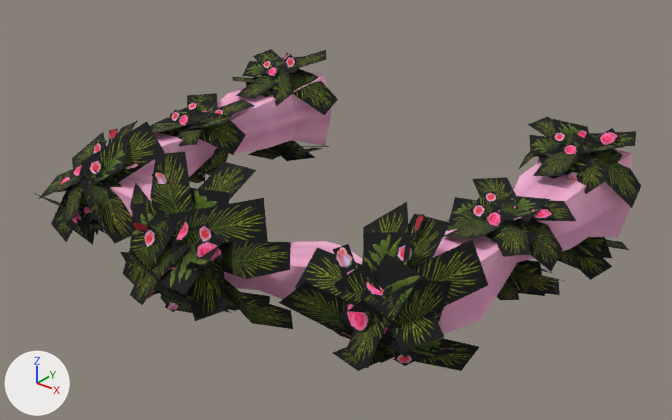
What one commit did to the OBJ model sceneobjs/huisuo_dongxue_209/building/huisuo_dongxue_209_door01.obj.
Both versions are drawn from a 50 mm camera at (291.0, -454.0, 213.0) aimed at (11.0, -104.0, -5.0). The axes (+X, +Y, +Z) are drawn at lower left. The lights are the same throughout. Where no turn or scale is listed for an object, it has been applied to the vertices. Vertices at the same position are counted once.

The first picture shows 'huisuo_dongxue_209_door01'.
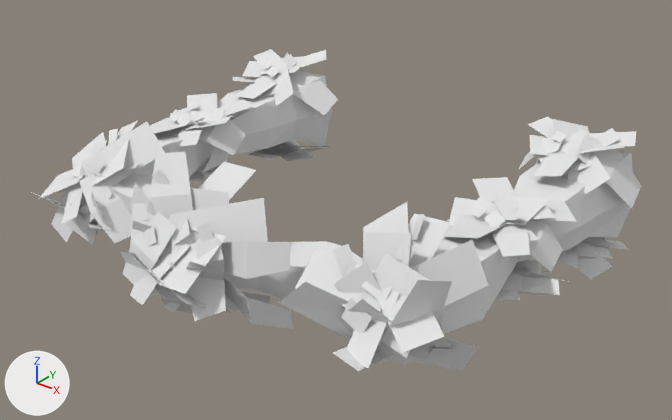
Changed parts and their boxes [x1, y1, x2, y2] in the pictures (672 x 420 px):
part 1 of me_huisuo_dongxue_209_door01, recoloured (pink to grey)
    both: [110, 72, 633, 334]
part 2 of me_huisuo_dongxue_209_door01, recoloured
    both: [62, 56, 624, 360]
part 3 of me_huisuo_dongxue_209_door01, recoloured
    both: [55, 53, 620, 366]
part 4 of me_huisuo_dongxue_209_door01, recoloured
    both: [31, 49, 641, 371]

The change, as a diff of the scene's bpy script:
```diff
--- a/sceneobjs/huisuo_dongxue_209/building/huisuo_dongxue_209_door01.obj.py
+++ b/sceneobjs/huisuo_dongxue_209/building/huisuo_dongxue_209_door01.obj.py
@@ mat_material_2_1 @@
+mat_material_2_1 = principled_material('material_2')
+mat_material_2_1.base_color = (0.8, 0.8, 0.8)  # white #e7e7e7
+mat_material_2_1.roughness = 1.0
@@ mat_material_1_1 @@
+mat_material_1_1 = principled_material('material_1')
+mat_material_1_1.base_color = (0.8, 0.8, 0.8)  # white #e7e7e7
+mat_material_1_1.roughness = 1.0
@@ mat_material_4_1 @@
+mat_material_4_1 = principled_material('material_4')
+mat_material_4_1.base_color = (0.8, 0.8, 0.8)  # white #e7e7e7
+mat_material_4_1.roughness = 1.0
@@ mat_material_3_1 @@
+mat_material_3_1 = principled_material('material_3')
+mat_material_3_1.base_color = (0.8, 0.8, 0.8)  # white #e7e7e7
+mat_material_3_1.roughness = 1.0
@@ me_huisuo_dongxue_209_door01 @@
 me_huisuo_dongxue_209_door01.from_pydata(...)  # 1071 vertices, 700 faces; spans x -142.0..140.0, y -228.0..10.0, z -42.0..47.0
 # used by ob_huisuo_dongxue_209_door01; location = (0.0, 0.0, 0.0)
+# me_huisuo_dongxue_209_door01 part 1: all 180 faces that had it switch from mat_material_2 (picture img_huisuo_dongxue_209_door01_b_png) to mat_material_2_1 (white #e7e7e7)
+# me_huisuo_dongxue_209_door01 part 2: all 82 faces that had it switch from mat_material_3 (picture img_huisuo_dongxue_209_door01_c_png) to mat_material_3_1 (white #e7e7e7)
+# me_huisuo_dongxue_209_door01 part 3: all 180 faces that had it switch from mat_material_4 (picture img_huisuo_dongxue_209_door01_d_png) to mat_material_4_1 (white #e7e7e7)
+# me_huisuo_dongxue_209_door01 part 4: all 258 faces that had it switch from mat_material_1 (picture img_huisuo_dongxue_209_door01_a_png) to mat_material_1_1 (white #e7e7e7)
```
